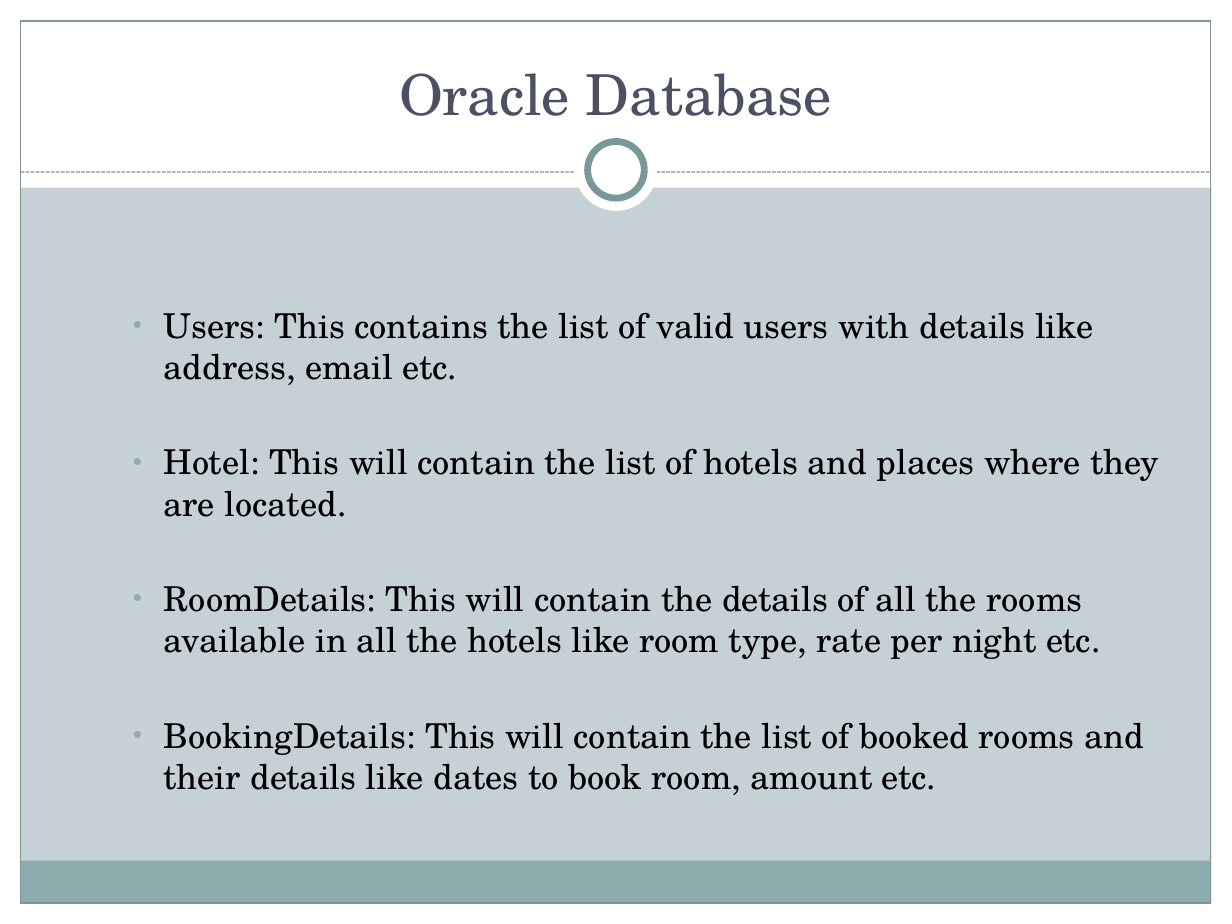
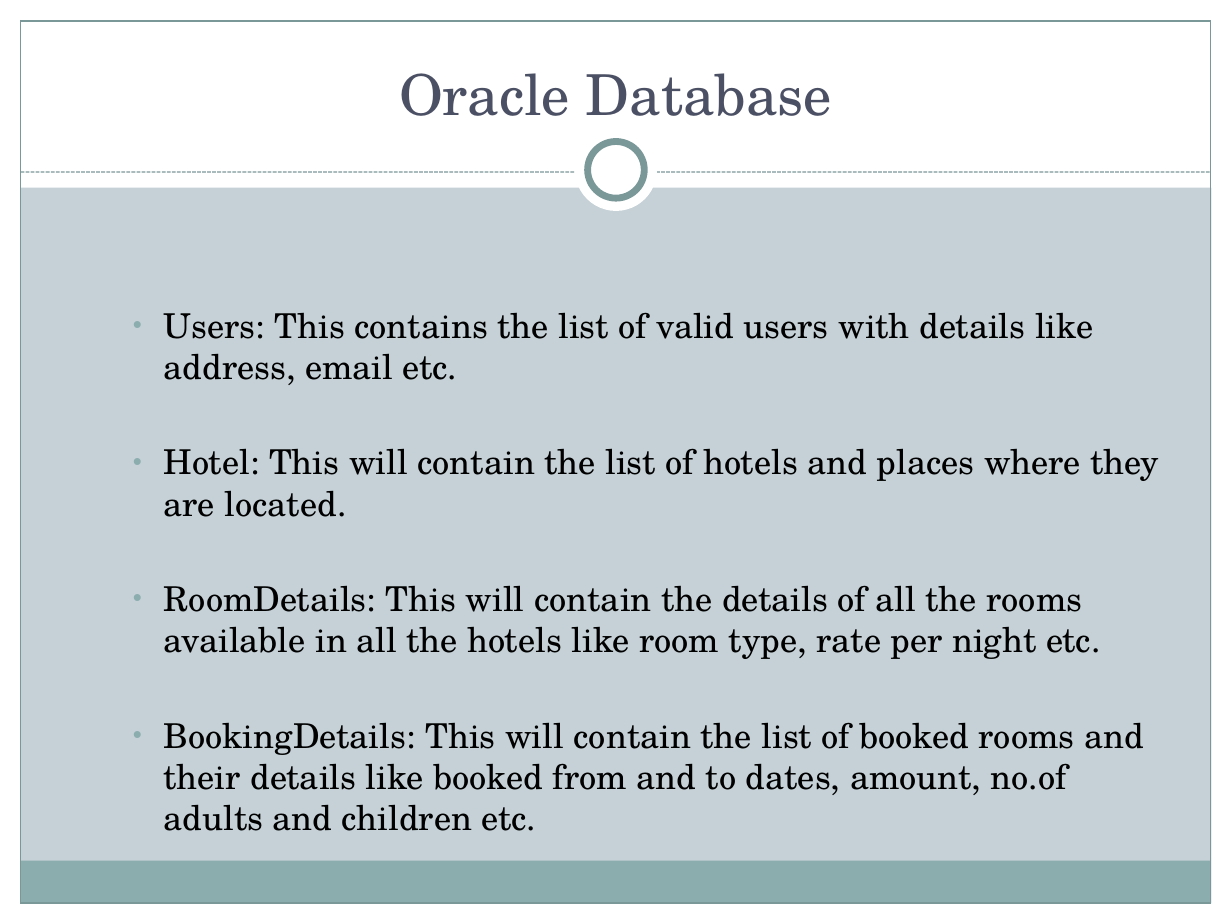
Before and after one commit to VeenaYeshala/PLP-project, a slide deck: slide 11 of HotelManagementBookingSystem_ppt.pptx. Drawn at 1232x924 pixels with LibreOffice and Linux fonts; fonts in the diff are those of the drawing. Boxes give left, top, right and bottom in pixels: in the first picture for what was removed or moved away, otherwise in the second. Text is boxed around its words. In the diff, an @@ line names an element or a change of style, - is before the commit and + after.

```diff
--- a/HotelManagementBookingSystem_ppt.pptx
+++ b/HotelManagementBookingSystem_ppt.pptx
@@ text at [164,722,1144,831]: text changed @@
-    • BookingDetails: This will contain the list of booked rooms and their details like dates to book room, amount etc.
+    • BookingDetails: This will contain the list of booked rooms and their details like booked from and to dates, amount, no.of adults and children etc.
```
Also in this commit, not shown: 5 other slides changed, 10 slides added, 13 slides removed.
